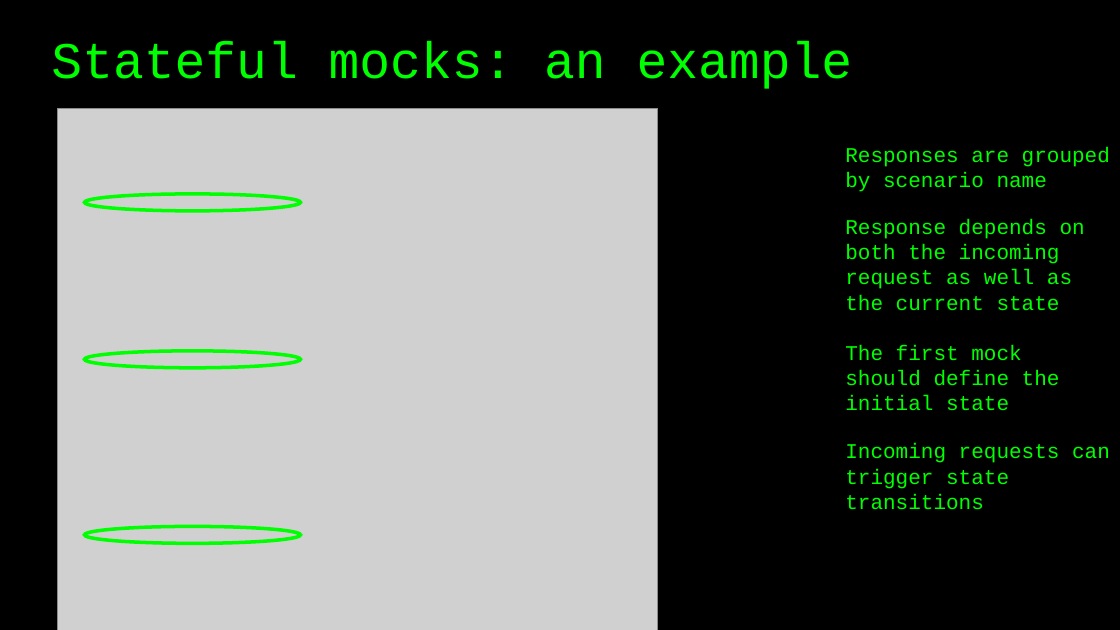
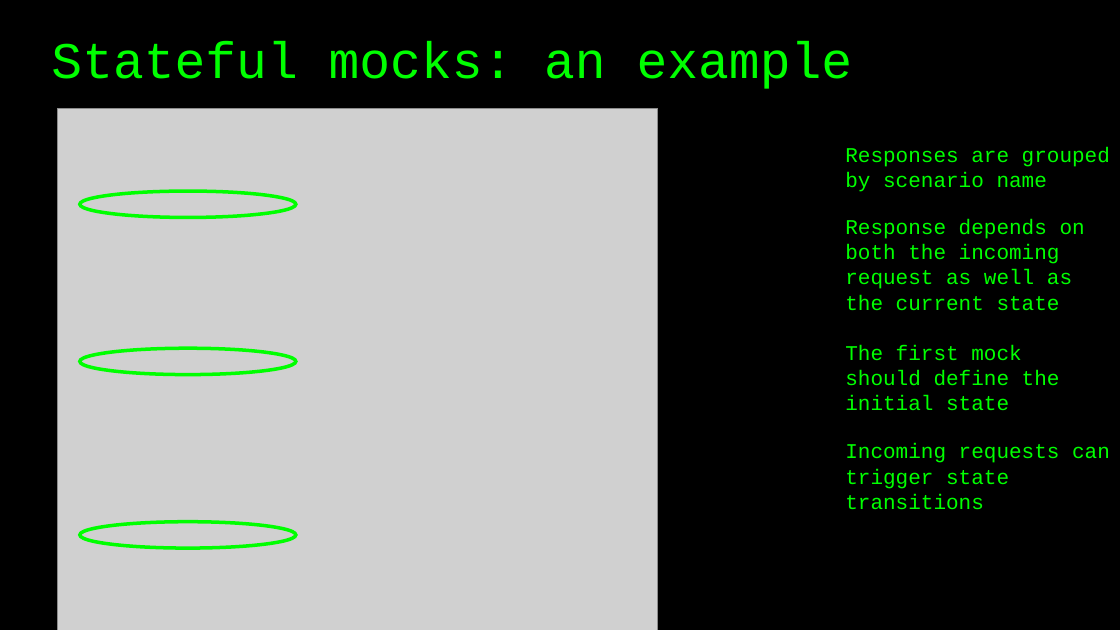
Before and after one commit to basdijkstra/wiremock-net-workshop, a slide deck: slide 38 of WireMockNetWorkshop.pptx (slide 39 before the commit). Drawn at 1120x630 pixels with LibreOffice and Linux fonts; fonts in the diff are those of the drawing; grey boxes stand for pictures. Boxes give left, top, right and bottom in pixels: in the first picture for what was removed or moved away, otherwise in the second. Text is boxed around its words. In the diff, an @@ line names an element or a change of style, - is before the commit and + after.

```diff
--- a/WireMockNetWorkshop.pptx
+++ b/WireMockNetWorkshop.pptx
@@ ellipse: place and size @@
-ellipse at [85, 194, 301, 211]
+ellipse at [80, 191, 296, 217]
@@ ellipse: place and size @@
-ellipse at [85, 351, 301, 368]
+ellipse at [80, 349, 296, 375]
@@ ellipse: place and size @@
-ellipse at [85, 527, 301, 544]
+ellipse at [80, 522, 296, 548]
```
Also in this commit, not shown: 1 other slide changed, 1 slide removed, 4 other files.
